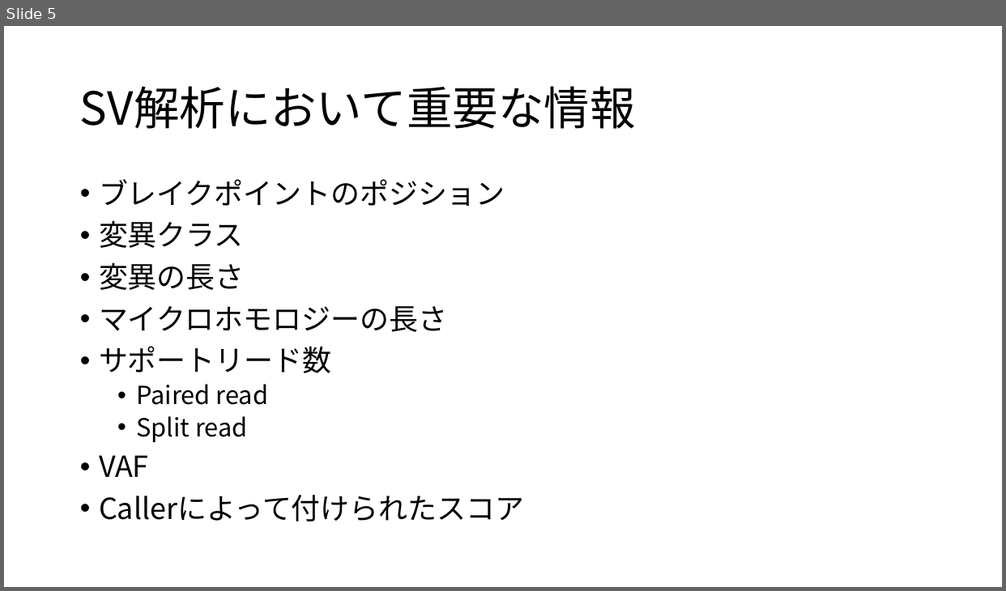
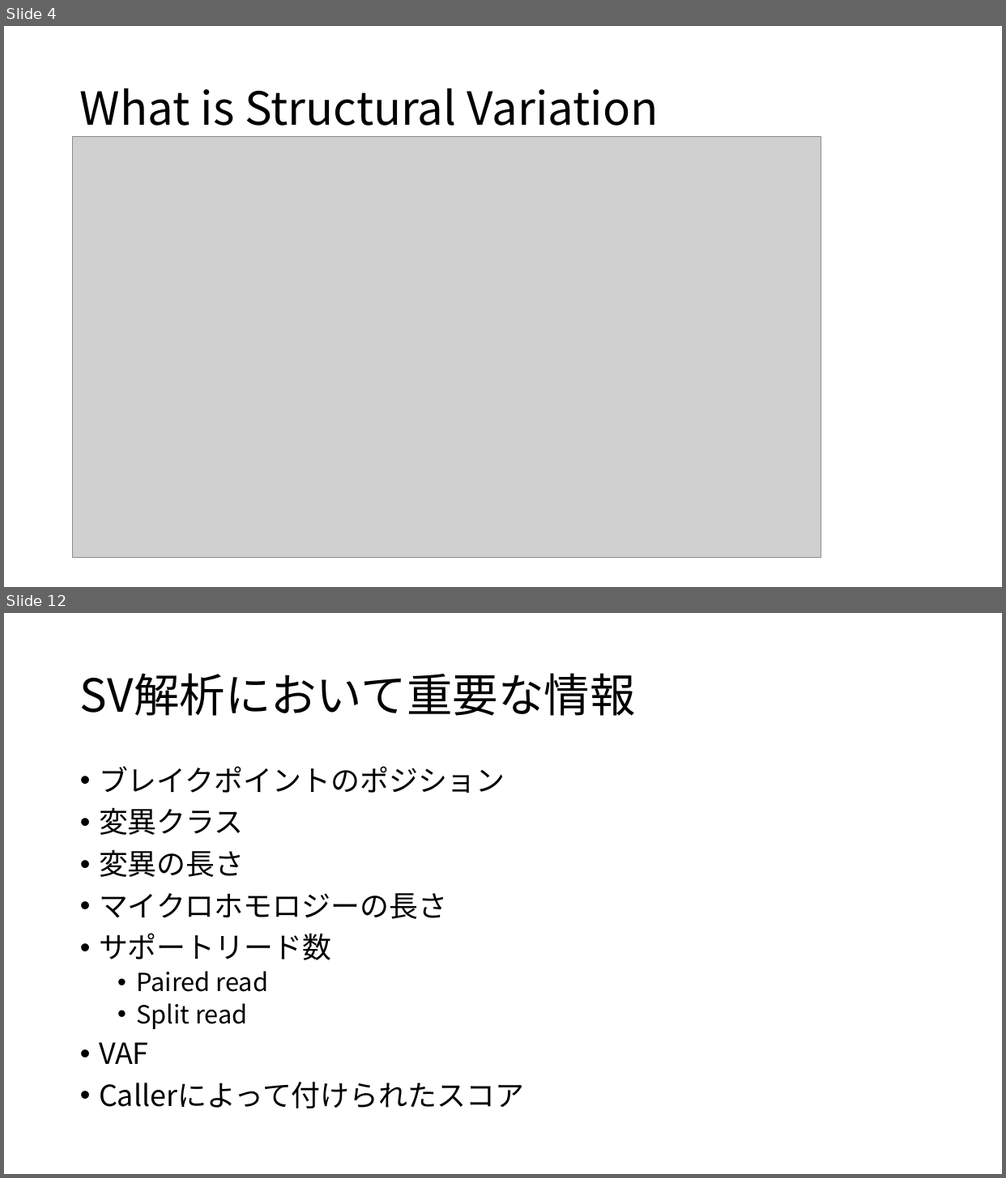
Before and after one commit to dermasugita/Viola-SV, a slide deck: resources/SV_parser.pptx. Shown one above the other, each under a label of ours: slide 5 before the commit, slides 4 and 12 after it; the slides between them are not shown. The pictures are 1006x591 and 1006x1178 pixels, drawn with LibreOffice and Linux fonts; fonts in the diff are those of the drawing; grey boxes stand for pictures. Boxes give left, top, right and bottom in pixels: in the first picture for what was removed or moved away, otherwise in the second. Text is boxed around its words. In the diff, an @@ line names an element or a change of style, - is before the commit and + after.

```diff
--- a/resources/SV_parser.pptx
+++ b/resources/SV_parser.pptx
@@ slide 4 added at (x1=4, y1=26, x2=1002, y2=587), background #FFFFFF @@
@@ title added at (x1=80, y1=88, x2=658, y2=137), 44 pt, text #000000 @@
+What is Structural Variation
@@ picture added at (x1=73, y1=136, x2=821, y2=557) @@
@@ what was slide 5 is now slide 12 @@
```
Also in this commit, not shown: 5 slides changed, 7 other slides added, 1 slide removed, 10 other files.
